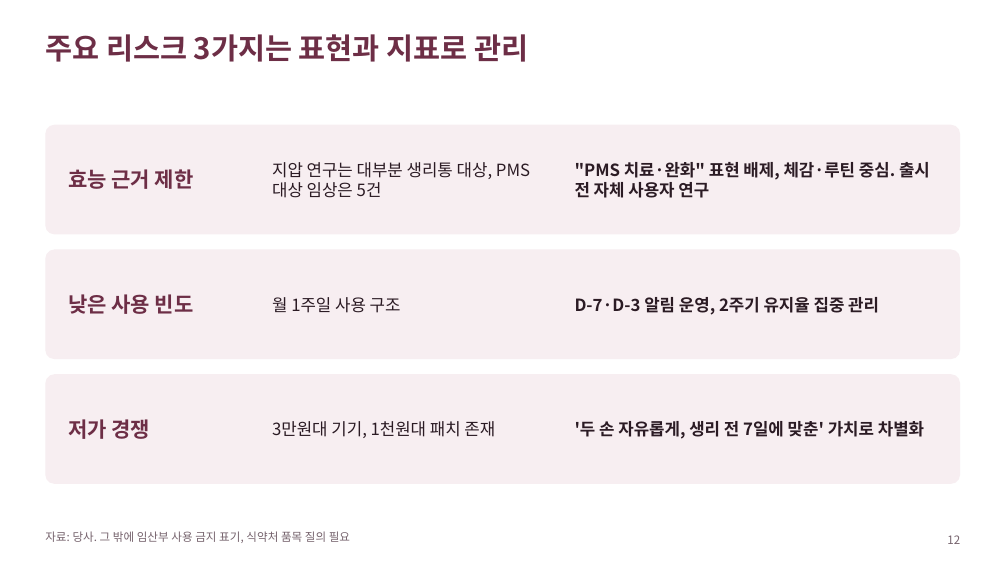
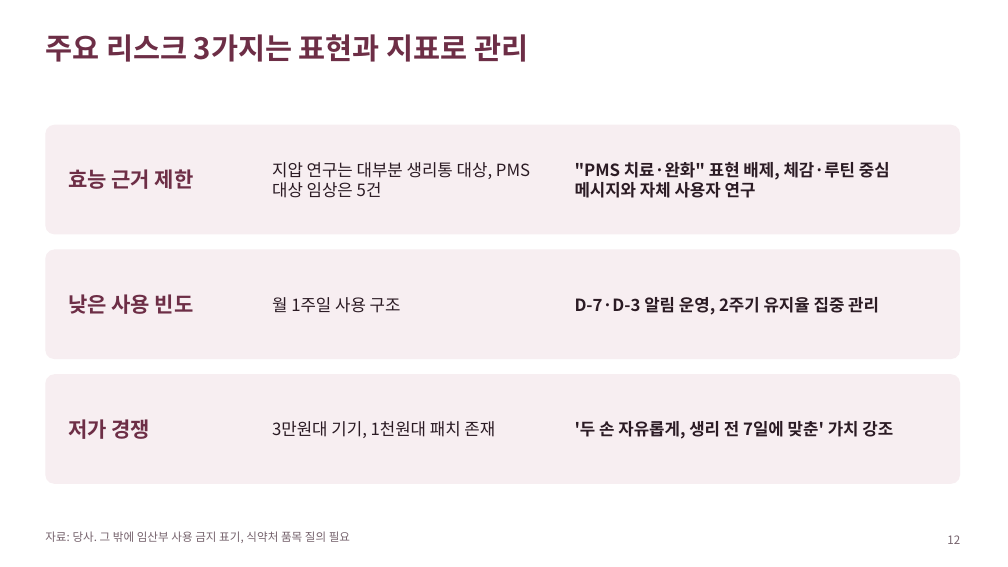
Before and after one commit to stwpst10-collab/teoo, a slide deck: slide 12 of 80-산출물/해커톤/그날의 류 해커톤 발표 초안 2026-11-09.pptx. Drawn at 1008x567 pixels with LibreOffice and Linux fonts; fonts in the diff are those of the drawing. Boxes give left, top, right and bottom in pixels: in the first picture for what was removed or moved away, otherwise in the second. Text is boxed around its words. In the diff, an @@ line names an element or a change of style, - is before the commit and + after.

```diff
--- a/80-산출물/해커톤/그날의 류 해커톤 발표 초안 2026-11-09.pptx
+++ b/80-산출물/해커톤/그날의 류 해커톤 발표 초안 2026-11-09.pptx
@@ text at [575, 162, 890, 198]: text changed @@
-"PMS 치료·완화" 표현 배제, 체감·루틴 중심. 출시 전 자체 사용자 연구
+"PMS 치료·완화" 표현 배제, 체감·루틴 중심 메시지와 자체 사용자 연구
@@ text at [575, 421, 893, 439]: text changed @@
-'두 손 자유롭게, 생리 전 7일에 맞춘' 가치로 차별화
+'두 손 자유롭게, 생리 전 7일에 맞춘' 가치 강조
```
Also in this commit, not shown: 3 other slides changed, 1 other file.
